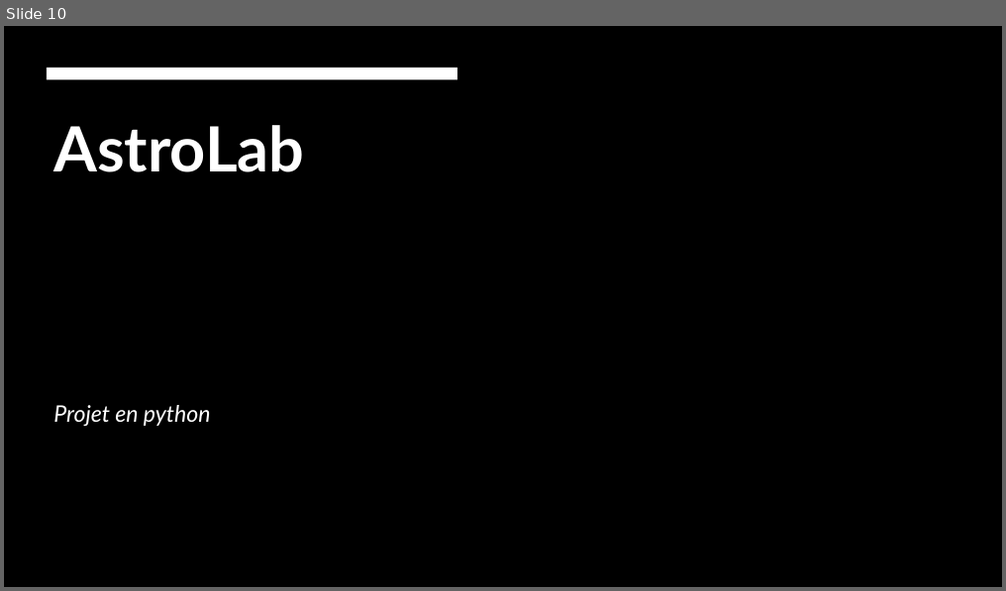
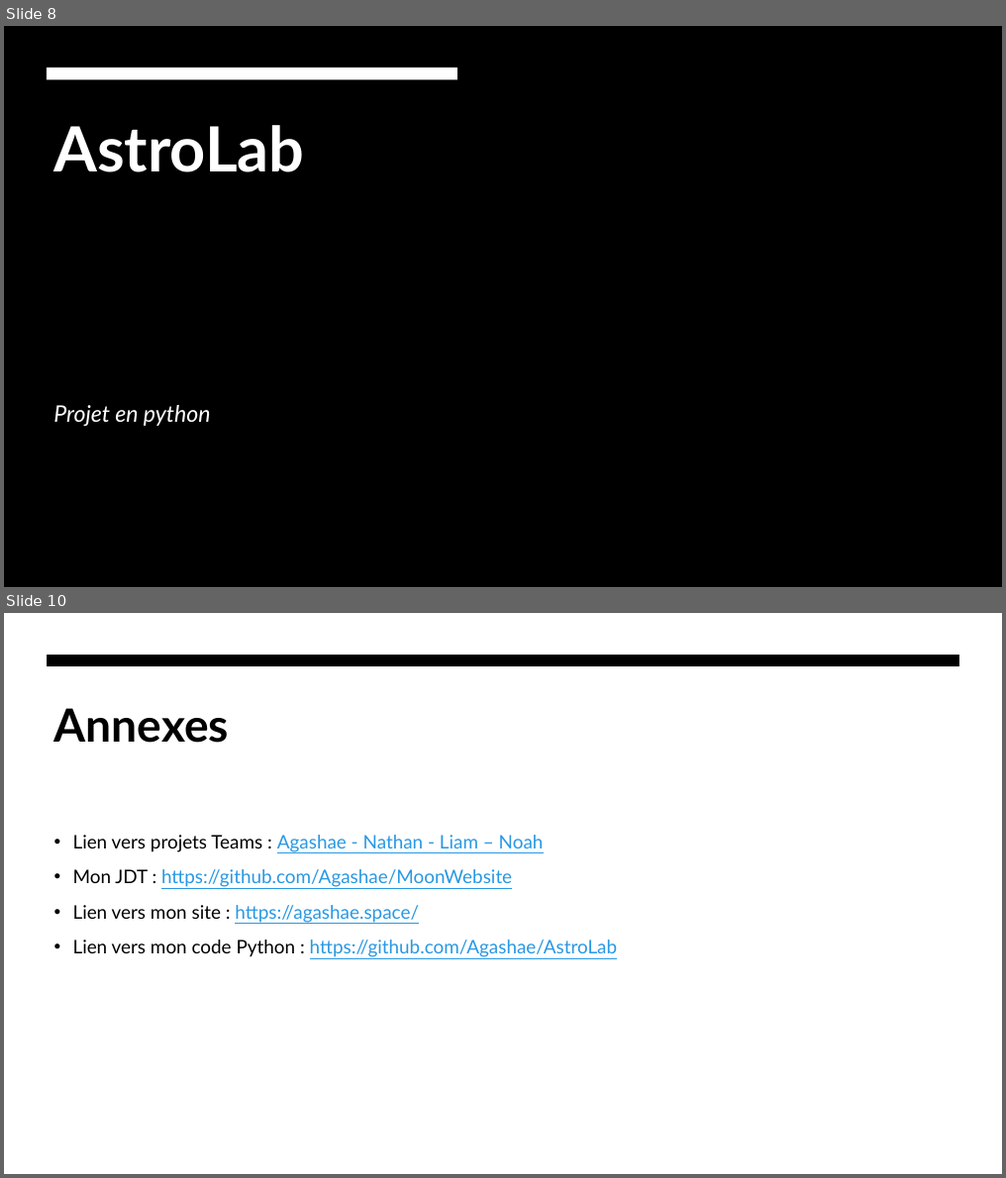
Before and after one commit to Agashae/SitesWeb, a slide deck: MoonWebsite/annexe/Presentation.pptx. Shown one above the other, each under a label of ours: slide 10 before the commit, slides 8 and 10 after it; the slides between them are not shown. The pictures are 1006x591 and 1006x1178 pixels, drawn with LibreOffice and Linux fonts; fonts in the diff are those of the drawing; background and template pictures are left out. Boxes give left, top, right and bottom in pixels: in the first picture for what was removed or moved away, otherwise in the second. Text is boxed around its words. In the diff, an @@ line names an element or a change of style, - is before the commit and + after.

Commit message:
update : màj AgaMoon

```diff
--- a/MoonWebsite/annexe/Presentation.pptx
+++ b/MoonWebsite/annexe/Presentation.pptx
@@ slide 10 added at [4, 613, 1002, 1174], background #FFFFFF @@
@@ freeform shape added at [47, 655, 960, 666], fill #000000 @@
@@ title added at [54, 708, 230, 743], 44 pt, text #000000, bold @@
+Annexes
@@ text added at [73, 835, 618, 958], 18 pt, text #2998E3, underline @@
+• Lien vers projets Teams : Agashae - Nathan - Liam – Noah
+• Mon JDT : https://github.com/Agashae/MoonWebsite
+• Lien vers mon site : https://agashae.space/
+• Lien vers mon code Python : https://github.com/Agashae/AstroLab
@@ what was slide 10 is now slide 8 @@
```
Also in this commit, not shown: 6 slides changed, 2 slides removed, 5 other files.
